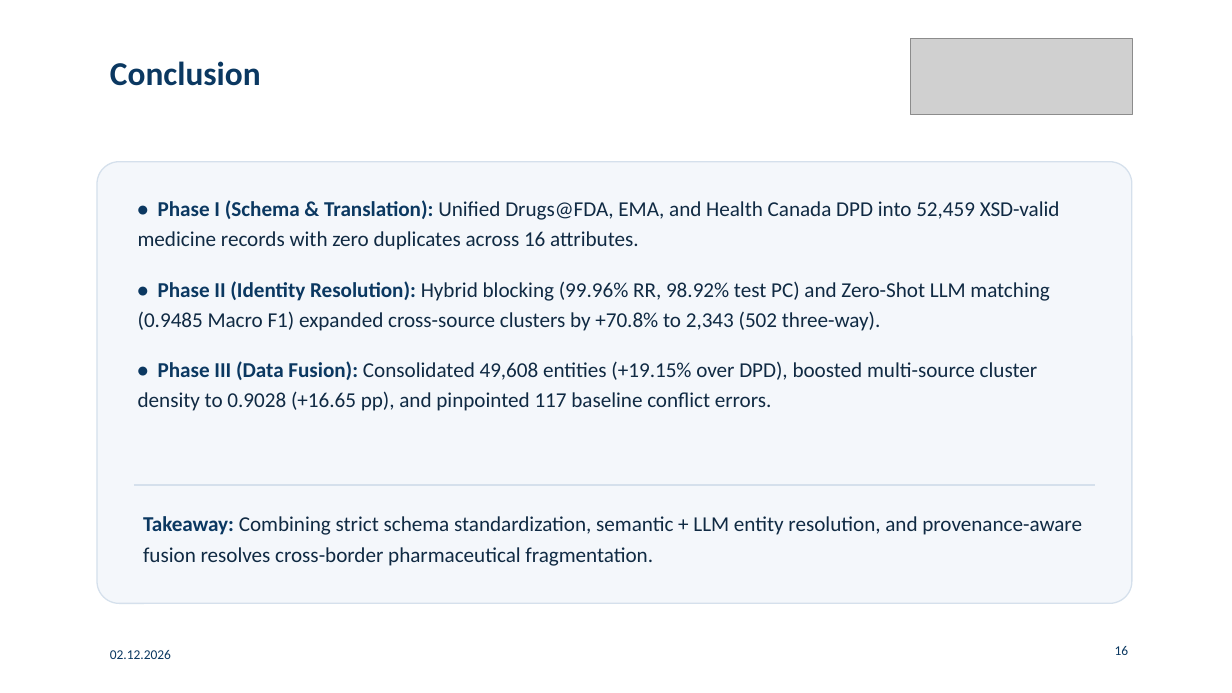
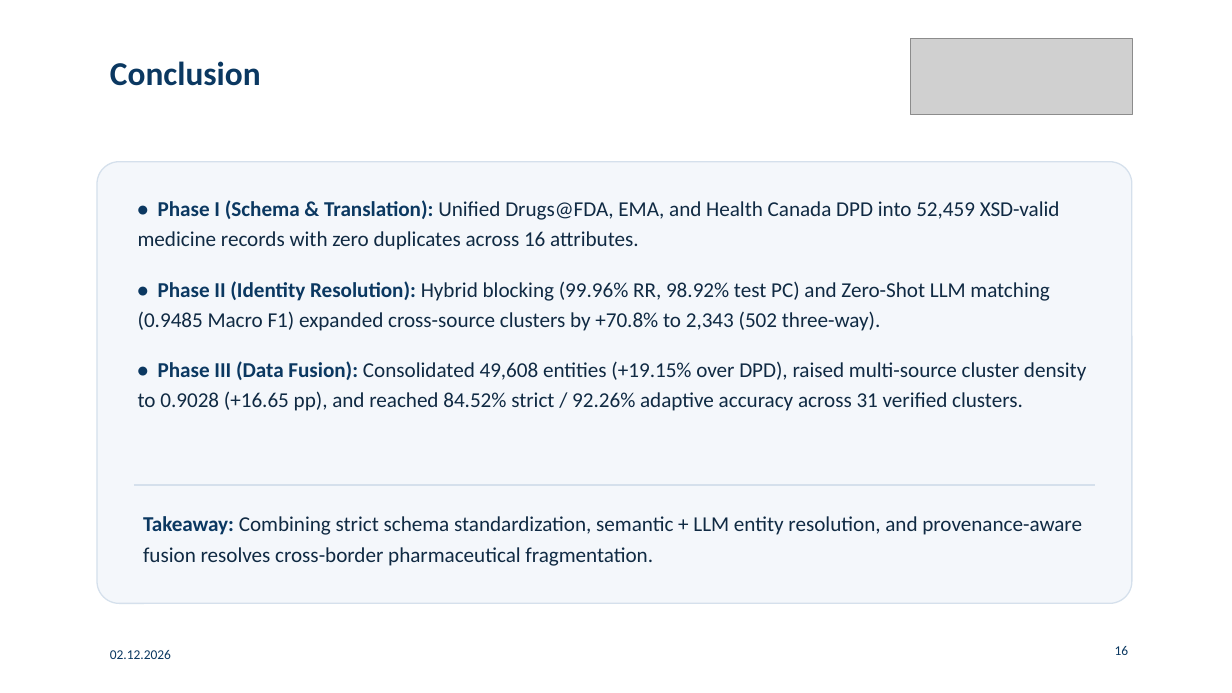
Before and after one commit to gabegagster/wdi-drug-integration, a slide deck: slide 16 of docs/presentation/wdi_drug_integration_presentation.pptx. Drawn at 1232x693 pixels with LibreOffice and Linux fonts; fonts in the diff are those of the drawing; grey boxes stand for pictures. Boxes give left, top, right and bottom in pixels: in the first picture for what was removed or moved away, otherwise in the second. Text is boxed around its words. In the diff, an @@ line names an element or a change of style, - is before the commit and + after.

Commit message:
Updated project report and presentation with phase III results and added the contribution table

```diff
--- a/docs/presentation/wdi_drug_integration_presentation.pptx
+++ b/docs/presentation/wdi_drug_integration_presentation.pptx
@@ text at bbox=[138, 361, 1086, 411]: text changed @@
-• Phase III (Data Fusion): Consolidated 49,608 entities (+19.15% over DPD), boosted multi-source cluster density to 0.9028 (+16.65 pp), and pinpointed 117 baseline conflict errors.
+• Phase III (Data Fusion): Consolidated 49,608 entities (+19.15% over DPD), raised multi-source cluster density to 0.9028 (+16.65 pp), and reached 84.52% strict / 92.26% adaptive accuracy across 31 verified clusters.
```
Also in this commit, not shown: 9 other slides changed, 13 other files.
